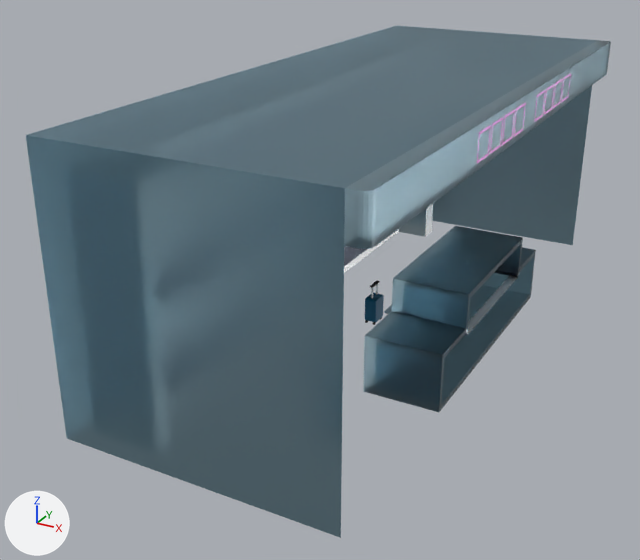
Renders of the glTF model Assets/shop.glb from each side of a commit.
One viewpoint serves both versions: a 50 mm camera at (110.0, -236.0, 129.0) aimed at (-11.0, -17.0, 19.0). Every picture has the same lights, and +X, +Y and +Z are marked at lower left. Where no turn or scale is listed for an object, it has been applied to the vertices. Vertices at the same position are counted once.
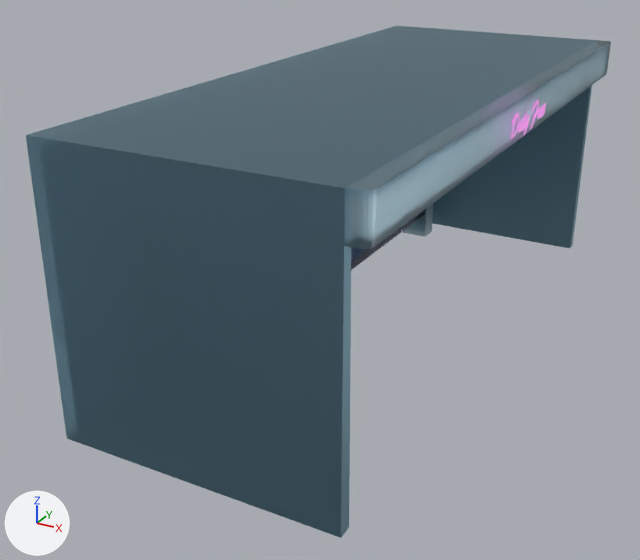
Boxes (x1, y1, x2, y2) around the edits, measured in the pictures (640 x 560 px; the box of a moved part takes in the faces that stretch with it):
'Cube.004', deleted: before (363, 226, 536, 412)
'Text', reshaped: before (477, 73, 571, 163); after (511, 100, 546, 139)
'Cube.006', reshaped: before (344, 246, 367, 266); after (351, 209, 426, 270)
'Case', deleted: before (365, 293, 384, 322)
'Cube', deleted: before (371, 284, 378, 299)
'Cube.001', deleted: before (370, 281, 380, 288)
'Wheels', deleted: before (365, 317, 382, 325)
part 1 of me_cube_003, added: after (341, 86, 592, 537)
part 2 of me_cube_006, moved or reshaped: before (344, 204, 433, 272); after (402, 204, 433, 237)
part 3 of me_cube_007, added: after (351, 209, 426, 270)
part 4 of me_text, added: after (531, 100, 539, 129)
part 5 of me_text, added: after (524, 115, 530, 136)
part 6 of me_text, deleted: before (561, 73, 571, 102)
part 7 of me_text, deleted: before (553, 79, 563, 108)
part 8 of me_text, deleted: before (490, 117, 503, 154)
part 9 of me_text, deleted: before (477, 125, 491, 163)
part 10 of me_text, built on: before (502, 84, 554, 145); after (511, 103, 546, 139)

What the commit changed:
me_cube_003 is used by ob_cube_002; location (0.0, 0.0, 0.0).
me_cube_003 had 8 vertices, 8 faces and spanned x -40.0..40.0, y -99.0..99.0, z 0.0..79.0.
me_cube_003 now has 16 vertices, 28 faces and spans x -40.0..40.0, y -99.0..99.0, z 0.0..79.0.
Part 1, on me_cube_003:
8 vertices are added at x -37.0..40.0, y -97.0..97.0, z 0.0..77.0.
20 new faces join them.
me_cube_006 has 16 vertices, 22 faces and spans x -40.0..-19.0, y -87.0..87.0, z 0.0..70.0.
me_cube_006 is used by ob_cube_005; location (3.6, 0.0, 0.0).
Part 2, on me_cube_006:
22 faces are deleted.
22 new faces join them.
me_cube_007 is used by ob_cube_006; location (3.6, 0.0, -1.2).
me_cube_007 had 8 vertices, 4 faces and spanned x -30.0..-19.0, y -80.0..80.0, z 15.0..40.0.
me_cube_007 now has 16 vertices, 24 faces and spans x -30.0..-19.0, y -80.0..80.0, z 11.0..40.0.
Part 3, on me_cube_007:
8 new vertices lie (0.0, 0.0, -4.0) away from vertices in x -30.0..-19.0, y -80.0..80.0, z 15.0..40.0.
20 new faces join them.
me_text is used by ob_text; location (44.9, 0.0, 69.9).
me_text had 64 vertices, 64 faces and spanned x 0.0, y -41.7..41.6, z 0.0..7.5.
me_text now has 7284 vertices, 14548 faces and spans x -1.2..0.0, y -15.9..15.8, z -2.1..6.0.
me_text part 4: a new loose piece of 1162 vertices spanning x -1.2..0.0, y 2.3..8.1, z -1.4..5.8, in mat_material_008 (pink #b977ae).
me_text part 5: a new loose piece of 990 vertices spanning x -1.2..0.0, y -3.8..-0.2, z -2.1..3.3, in mat_material_008 (pink #b977ae).
me_text part 6: the loose piece of 8 vertices spanning x 0.0, y 33.3..41.6, z 0.0..7.5 is deleted.
me_text part 7: the loose piece of 8 vertices spanning x 0.0, y 23.9..32.2, z 0.0..7.5 is deleted.
me_text part 8: the loose piece of 8 vertices spanning x 0.0, y -32.3..-24.0, z 0.0..7.5 is deleted.
me_text part 9: the loose piece of 8 vertices spanning x 0.0, y -41.7..-33.4, z 0.0..7.5 is deleted.
me_text part 10: 29 vertices removed from x 0.0, y -23.0..22.8, z 0.0..7.5; 1825 vertices added at x -1.2..0.0, y -15.9..15.8, z -0.2..6.0.
Object 'Case' (ob_case) is deleted.
Object 'Wheels' (ob_wheels) is deleted.
Object 'Cube' (ob_cube) is deleted.
Object 'Cube.001' (ob_cube_001) is deleted.
Object 'Cube.004' (ob_cube_004) is deleted.
